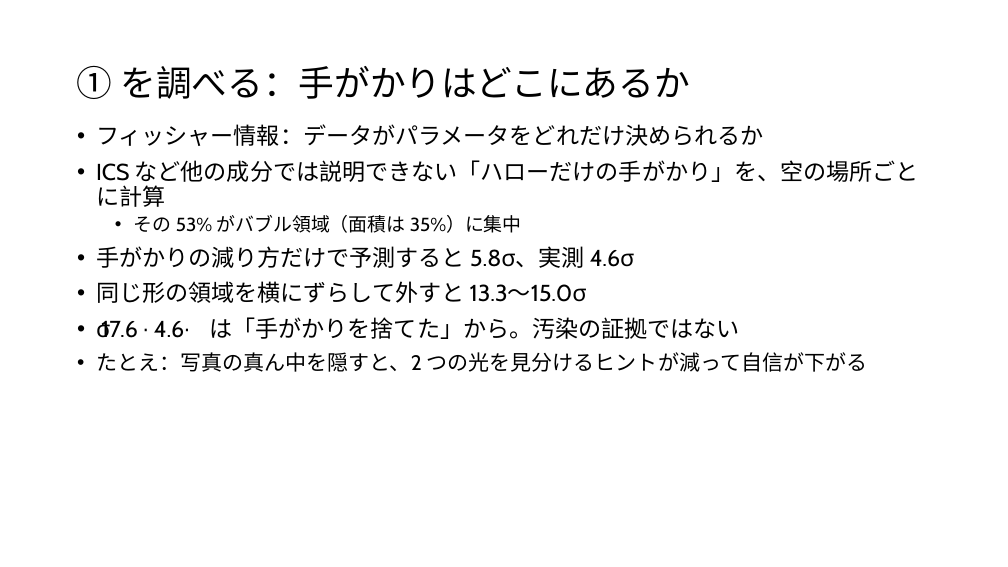
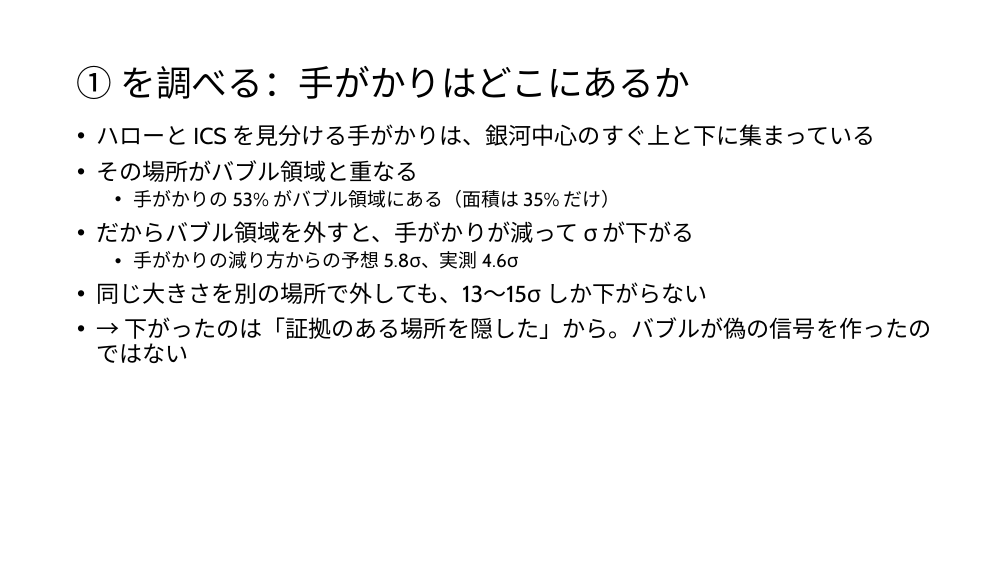
Before and after one commit to Mikann20041029/darkmatter-slides, a slide deck: slide 24 of slides/2026-10-03_研究進捗報告_claude_夕方版.pptx. Drawn at 1008x567 pixels with LibreOffice and Linux fonts; fonts in the diff are those of the drawing. Boxes give left, top, right and bottom in pixels: in the first picture for what was removed or moved away, otherwise in the second. Text is boxed around its words. In the diff, an @@ line names an element or a change of style, - is before the commit and + after.

```diff
--- a/slides/2026-10-03_研究進捗報告_claude_夕方版.pptx
+++ b/slides/2026-10-03_研究進捗報告_claude_夕方版.pptx
@@ text at (96, 124, 931, 363): text changed @@
-• フィッシャー情報：データがパラメータをどれだけ決められるか
-• ICS など他の成分では説明できない「ハローだけの手がかり」を、空の場所ごとに計算
-  • その 53% がバブル領域（面積は 35%）に集中
-• 手がかりの減り方だけで予測すると 5.8σ、実測 4.6σ
-• 同じ形の領域を横にずらして外すと 13.3〜15.0σ
-• → 17.6 → 4.6σ は「手がかりを捨てた」から。汚染の証拠ではない
-• たとえ：写真の真ん中を隠すと、2 つの光を見分けるヒントが減って自信が下がる
+• ハローと ICS を見分ける手がかりは、銀河中心のすぐ上と下に集まっている
+• その場所がバブル領域と重なる
+  • 手がかりの 53% がバブル領域にある（面積は 35% だけ）
+• だからバブル領域を外すと、手がかりが減って σ が下がる
+  • 手がかりの減り方からの予想 5.8σ、実測 4.6σ
+• 同じ大きさを別の場所で外しても、13〜15σ しか下がらない
+• → 下がったのは「証拠のある場所を隠した」から。バブルが偽の信号を作ったのではない
```
Also in this commit, not shown: 26 other slides changed, 1 slide added.
